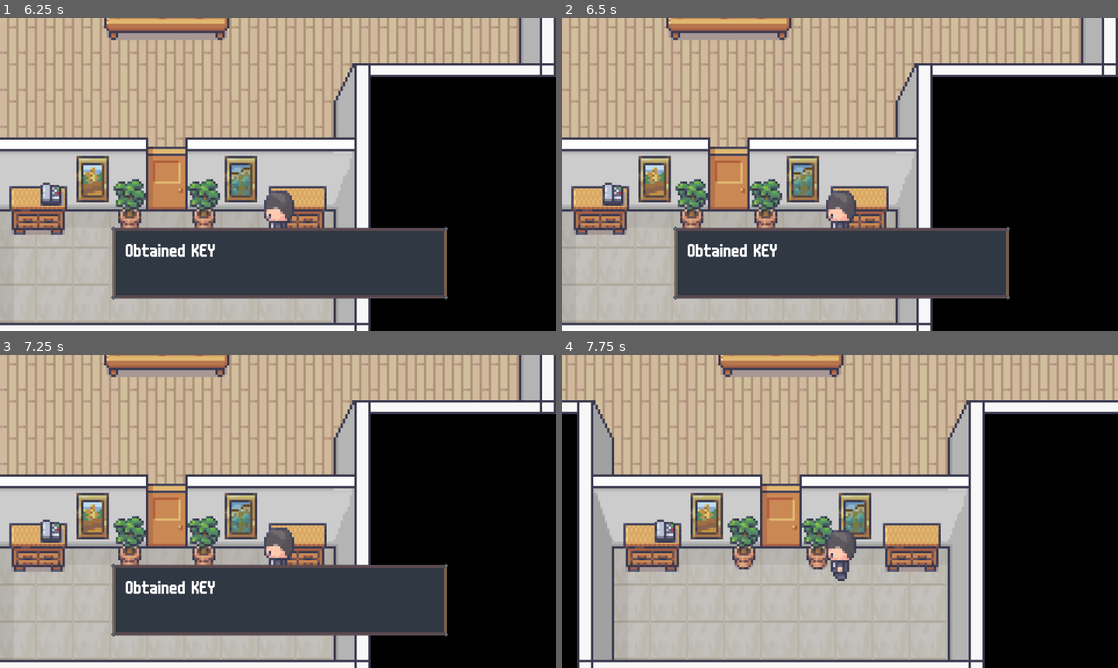
Above: before the commit, frames 1-4 (two rows, left to right).
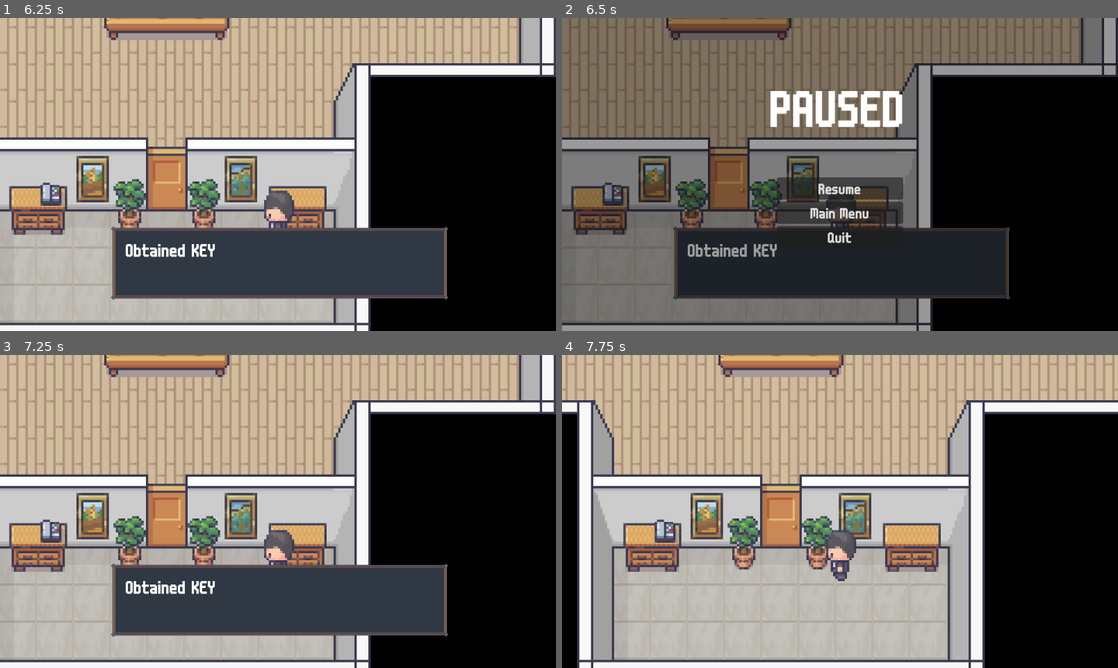
Above: after the commit, the same moments.

Repository: CISC204-S26/hw4-mrcheng-nabilmou
Game: Godot game, scene res://SCENES/UI_SCREENS/MenuUI.tscn
Same seed, same stepped clock (60 frames per second), same inputs: the game is played once before the commit and once after it. Sound files missing from this copy of the repository are replaced by a short silence.
Inputs (mouse positions are in pixels of both pictures, inside the frame that each line leads up to):
- Up to frame 1 (6.25 s): click "SETTINGS" at 0.5 s; click "Back" at 1.25 s; click "Play" at 2 s; hold D (Right) 2.78-3.53 s; tap E (Interact) every 0.75 s from 2.85 to 5.85 s; hold S (Down) 3.53-4.28 s; tap Enter at 4.25 s; hold D (Right) 4.28-5.03 s; hold W (Up) 5.03-5.78 s; hold A (Left) from 5.78 s (still down)
- Up to frame 2 (6.5 s): keep holding A (Left); tap Escape (Pause, bound only after the commit) at 6.4 s
- Up to frame 3 (7.25 s): release A (Left) at 6.5 s; click (278, 524) at 6.5 s, where only the run after the commit has a clickable "Resume"
- Up to frame 4 (7.75 s): hold A (Left) from 7.28 s (still down); tap E (Interact) at 7.35 s

Frame 1 is identical in both runs. In frame 2, 76% of the frame differs, in the area x 0-100%, y 0-100%; in frame 3, 0.2%; in frame 4, nothing differs.

Commit message:
pausemenu

Diff:
--- a/cisc-204-pair-project/SCENES/OFFICIAL_MAP/Foyer.tscn
+++ b/cisc-204-pair-project/SCENES/OFFICIAL_MAP/Foyer.tscn
@@ -2,6 +2,7 @@
 
 [ext_resource type="PackedScene" uid="uid://dsx84d3v50a1" path="res://SCENES/UI_SCREENS/Dialogue.tscn" id="1_0gy0a"]
 [ext_resource type="Script" uid="uid://cnc3vmith3my0" path="res://SCRIPTS/spawn_controller.gd" id="1_an0pu"]
+[ext_resource type="PackedScene" uid="uid://cdl7ari6gsl1k" path="res://SCENES/UI_SCREENS/PauseMenu.tscn" id="2_an0pu"]
 [ext_resource type="PackedScene" uid="uid://c1l2ylctq4ydm" path="res://SCENES/ROOM_LAYOUTS/StartRoom.tscn" id="2_rw6i8"]
 [ext_resource type="PackedScene" uid="uid://cbi68oekbamj5" path="res://SCENES/INTERACTABLES/Door.tscn" id="3_an0pu"]
 [ext_resource type="PackedScene" uid="uid://48lmgoukpa6t" path="res://SCENES/INTERACTABLES/StartingPhone.tscn" id="4_cvw5k"]
@@ -14,6 +15,9 @@
 
 [node name="Foyer" type="Node2D" unique_id=53470815]
 script = ExtResource("1_an0pu")
+
+[node name="PauseMenu" parent="." unique_id=753689908 instance=ExtResource("2_an0pu")]
+visible = false
 
 [node name="Dialogue" parent="." unique_id=292361673 instance=ExtResource("1_0gy0a")]
 
--- a/cisc-204-pair-project/SCENES/UI_SCREENS/PauseMenu.tscn
+++ b/cisc-204-pair-project/SCENES/UI_SCREENS/PauseMenu.tscn
@@ -1,6 +1,14 @@
 [gd_scene format=3 uid="uid://cdl7ari6gsl1k"]
 
+[ext_resource type="Script" uid="uid://c7ip6rt75iip1" path="res://SCENES/UI_SCREENS/pause_menu.gd" id="1_2qyy3"]
+[ext_resource type="FontFile" uid="uid://diagsg6itx81q" path="res://ASSETS/UI/FONTS/m6x11plus.ttf" id="1_7wb7h"]
+[ext_resource type="AudioStream" uid="uid://dnb6dvy78crvb" path="res://ASSETS/AUDIO/MAINMENU/menu_focus.wav" id="3_cj4dp"]
+[ext_resource type="AudioStream" uid="uid://ygyjamq6je54" path="res://ASSETS/AUDIO/MAINMENU/menu_select.wav" id="4_v13y3"]
+
 [node name="PauseMenu" type="CanvasLayer" unique_id=753689908]
+process_mode = 3
+layer = 10
+script = ExtResource("1_2qyy3")
 
 [node name="ColorRect" type="ColorRect" parent="." unique_id=1385952057]
 anchors_preset = 15
@@ -10,18 +18,68 @@
 grow_vertical = 2
 color = Color(0, 0, 0, 0.39215687)
 
-[node name="CenterContainer" type="CenterContainer" parent="ColorRect" unique_id=1924941374]
+[node name="PausedLabel" type="Label" parent="ColorRect" unique_id=2028460114]
 layout_mode = 0
-offset_left = 426.0
-offset_top = 183.0
-offset_right = 502.0
-offset_bottom = 293.0
+offset_left = 360.0
+offset_top = 104.0
+offset_right = 593.0
+offset_bottom = 205.0
+theme_override_fonts/font = ExtResource("1_7wb7h")
+theme_override_font_sizes/font_size = 100
+text = "PAUSED"
 
-[node name="VBoxContainer" type="VBoxContainer" parent="ColorRect/CenterContainer" unique_id=1716170657]
+[node name="VBoxContainer" type="VBoxContainer" parent="ColorRect" unique_id=1716170657]
+layout_mode = 1
+anchors_preset = 8
+anchor_left = 0.5
+anchor_top = 0.5
+anchor_right = 0.5
+anchor_bottom = 0.5
+offset_left = -109.0
+offset_top = 5.0
+offset_right = 109.0
+offset_bottom = 127.00012
+grow_horizontal = 2
+grow_vertical = 2
+
+[node name="ResumeButton" type="Button" parent="ColorRect/VBoxContainer" unique_id=1793357799]
+texture_filter = 1
 layout_mode = 2
+theme_override_fonts/font = ExtResource("1_7wb7h")
+theme_override_font_sizes/font_size = 30
+text = "Resume
+"
 
-[node name="ResumeButton" type="Button" parent="ColorRect/CenterContainer/VBoxContainer" unique_id=1531161215]
+[node name="MainMenuButton" type="Button" parent="ColorRect/VBoxContainer" unique_id=849878036]
+texture_filter = 1
 layout_mode = 2
+theme_override_fonts/font = ExtResource("1_7wb7h")
+theme_override_font_sizes/font_size = 30
+text = "Main Menu"
 
-[node name="MainMenuButton" type="Button" parent="ColorRect/CenterContainer/VBoxContainer" unique_id=197365056]
+[node name="QuitButton" type="Button" parent="ColorRect/VBoxContainer" unique_id=1172403094]
+texture_filter = 1
 layout_mode = 2
+theme_override_fonts/font = ExtResource("1_7wb7h")
+theme_override_font_sizes/font_size = 30
+text = "Quit
+"
+
+[node name="HoverSound" type="AudioStreamPlayer2D" parent="." unique_id=431801985]
+position = Vector2(371, 359)
+stream = ExtResource("3_cj4dp")
+
+[node name="ClickSound" type="AudioStreamPlayer2D" parent="." unique_id=1672025464]
+position = Vector2(371, 359)
+stream = ExtResource("4_v13y3")
+
+[connection signal="mouse_entered" from="ColorRect/VBoxContainer/ResumeButton" to="." method="play_hover_sound"]
+[connection signal="pressed" from="ColorRect/VBoxContainer/ResumeButton" to="." method="play_click_sound"]
+[connection signal="pressed" from="ColorRect/VBoxContainer/ResumeButton" to="." method="_on_resume_button_pressed"]
+[connection signal="mouse_entered" from="ColorRect/VBoxContainer/MainMenuButton" to="." method="play_hover_sound"]
+[connection signal="pressed" from="ColorRect/VBoxContainer/MainMenuButton" to="." method="play_click_sound"]
+[connection signal="pressed" from="ColorRect/VBoxContainer/MainMenuButton" to="." method="_on_main_menu_button_pressed"]
+[connection signal="mouse_entered" from="ColorRect/VBoxContainer/QuitButton" to="." method="play_hover_sound"]
+[connection signal="mouse_entered" from="ColorRect/VBoxContainer/QuitButton" to="." method="_on_quit_button_mouse_entered"]
+[connection signal="pressed" from="ColorRect/VBoxContainer/QuitButton" to="." method="play_click_sound"]
+[connection signal="pressed" from="ColorRect/VBoxContainer/QuitButton" to="." method="_on_quit_button_pressed"]
--- /dev/null
+++ b/cisc-204-pair-project/SCENES/UI_SCREENS/pause_menu.gd
@@ -0,0 +1,40 @@
+extends CanvasLayer
+
+
+@onready var hover_sound = $HoverSound
+@onready var click_sound = $ClickSound
+
+
+func _ready():
+	hide()
+
+
+func _input(event):
+	if event.is_action_pressed("Pause"):
+		toggle_pause()
+
+
+func toggle_pause():
+	var new_state = !get_tree().paused
+	get_tree().paused = new_state
+	visible = new_state
+
+
+func _on_resume_button_pressed():
+	print("pressed resume")
+	toggle_pause()
+
+func _on_main_menu_button_pressed() -> void:
+	get_tree().paused = false
+	get_tree().change_scene_to_file("res://SCENES/UI_SCREENS/MenuUI.tscn")
+
+func _on_quit_button_pressed():
+	get_tree().quit()
+
+
+# ------------------------ SOUNDS SOUNDS SOUNDS -----------------------------------------
+func play_hover_sound():
+	hover_sound.play()
+
+func play_click_sound():
+	click_sound.play()
--- a/cisc-204-pair-project/project.godot
+++ b/cisc-204-pair-project/project.godot
@@ -53,6 +53,11 @@
 "events": [Object(InputEventKey,"resource_local_to_scene":false,"resource_name":"","device":-1,"window_id":0,"alt_press …(192 unchanged characters)…
 ]
 }
+Pause={
+"deadzone": 0.2,
+"events": [Object(InputEventKey,"resource_local_to_scene":false,"resource_name":"","device":0,"window_id":0,"alt_pressed":false,"shift_pressed":false,"ctrl_pressed":false,"meta_pressed":false,"pressed":false,"keycode":0,"physical_keycode":4194305,"key_label":0,"unicode":0,"location":0,"echo":false,"script":null)
+]
+}
 
 [physics]
 
Not shown, added: cisc-204-pair-project/SCENES/UI_SCREENS/pause_menu.gd.uid
